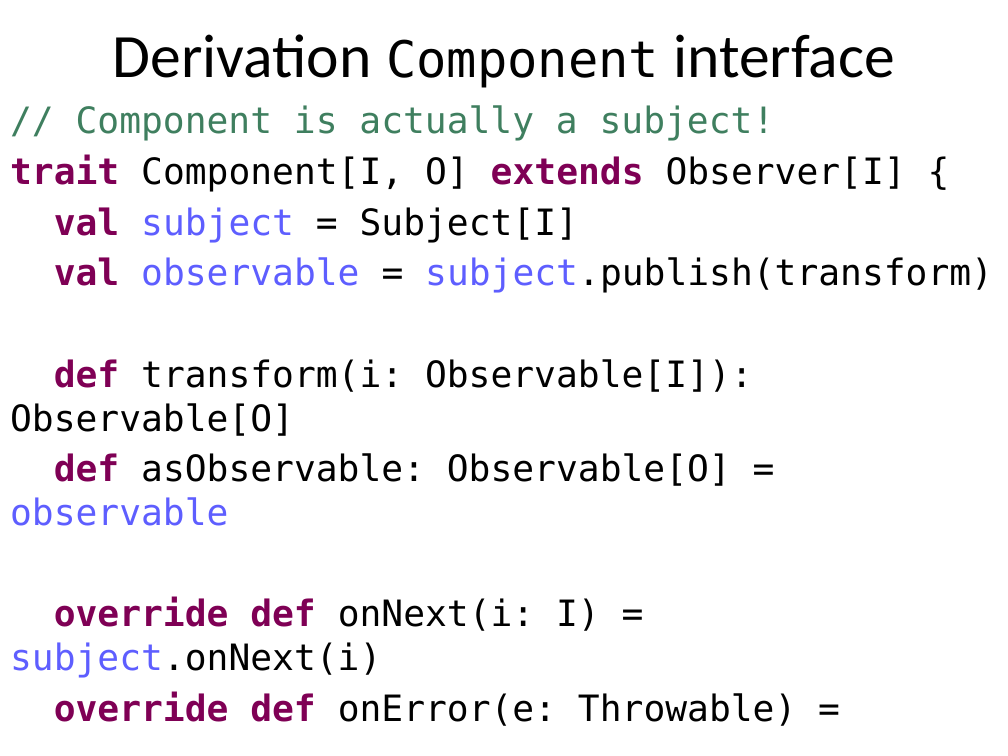
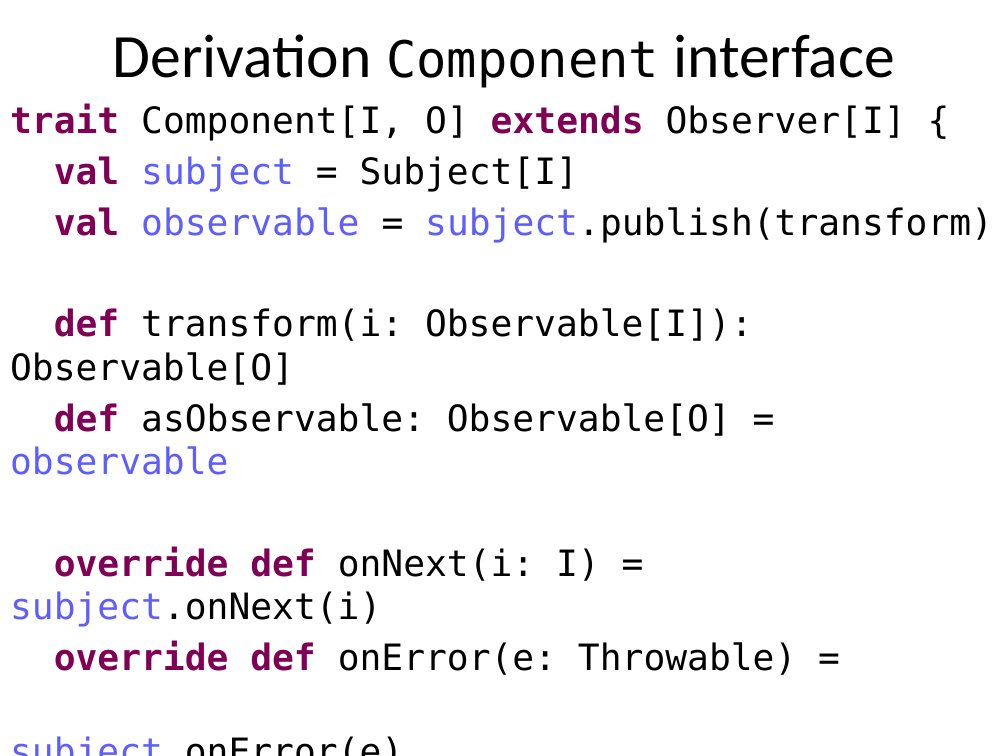
Before and after one commit to rvanheest/Thesis-Feedback-Control-Report-and-Presentation, a slide deck: slide 26 of Derivation of Component.pptx (slide 22 before the commit). Drawn at 1008x756 pixels with LibreOffice and Linux fonts; fonts in the diff are those of the drawing. Boxes give left, top, right and bottom in pixels: in the first picture for what was removed or moved away, otherwise in the second. Text is boxed around its words. In the diff, an @@ line names an element or a change of style, - is before the commit and + after.

```diff
--- a/Derivation of Component.pptx
+++ b/Derivation of Component.pptx
@@ text at [76,105,775,141]: paragraph removed @@
-// Component is actually a subject!
```
Also in this commit, not shown: 4 slides added.
